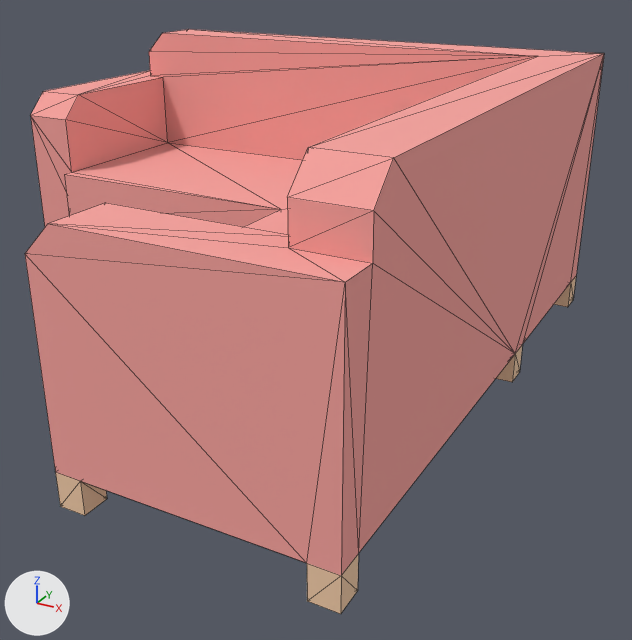
The glTF model assets/3d/furniture/ready/boho_sofa.glb, before and after one commit.
Camera for both pictures: a camera (50 mm lens) standing at (1.302, -0.638, 0.647) and looking at (0.67, 0.51, 0.073). Arrows for +X, +Y and +Z are at lower left; the lights stay in place. The first picture is the older version. Mesh edges are drawn as thin lines. Vertices at exactly the same position are counted once.

The scene before the commit, as lines of its bpy script (objects in view):
```python
me_mesh_loungesofacorner = bpy.data.meshes.new('Mesh loungeSofaCorner')
me_mesh_loungesofacorner.from_pydata(...)  # 97 vertices, 190 faces; spans x 0.0..0.98, y 0.0..0.98, z 0.0..0.46
# faces by material slot: [120, 70]
me_mesh_loungesofacorner.materials.append(mat_carpet)  # pink #f9a39e
me_mesh_loungesofacorner.materials.append(mat_wood)  # beige #f3cca8
ob_loungesofacorner_clone = bpy.data.objects.new('loungeSofaCorner(Clone)', me_mesh_loungesofacorner)
ob_loungesofacorner_clone.location = (0.0, 0.0, 0.0)
```
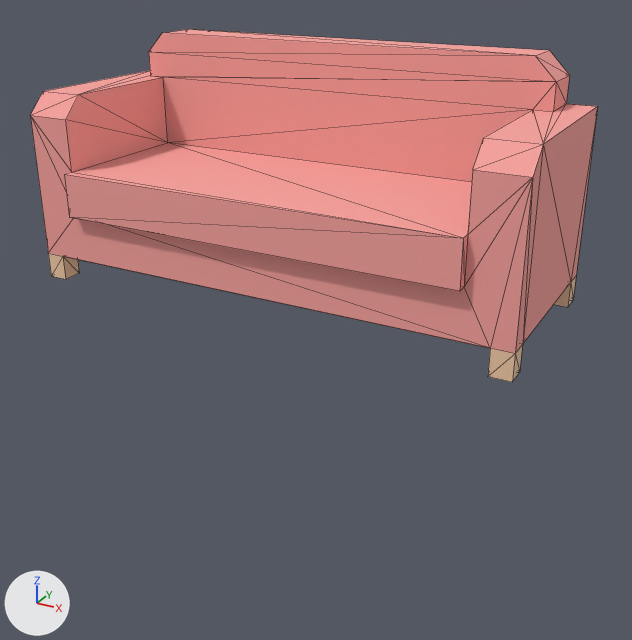
The newer file is also turned or shifted as a whole; pictures and numbers use the older file's frame.

What changed in the scene script:
```text
Change me_mesh_loungesofacorner:
    used by ob_loungesofacorner_clone; location = (0.0, 0.0, 0.0)
    remove me_mesh_loungesofacorner.from_pydata(...)  # 97 vertices, 190 faces; spans x 0.0..0.98, y 0.0..0.98, z 0.0..0.46
    add me_mesh_loungesofacorner.from_pydata(...)  # 66 vertices, 128 faces; spans x 0.0..0.98, y 0.57..0.98, z 0.0..0.46
    me_mesh_loungesofacorner part 1
    47 vertices are removed from x 0.57..0.98, y 0.0..0.98, z 0.0..0.46
    118 faces are deleted
    16 vertices are added at x 0.885..0.98, y 0.57..0.98, z 0.145..0.46
    56 new faces join them, mat_carpet (pink #f9a39e)
```

Changed parts and their boxes (x1, y1, x2, y2) in the pictures (632 x 640 px):
'loungeSofaCorner(Clone)', reshaped (40% shorter): before (25, 29, 604, 614); after (30, 29, 598, 382)
part 1 of me_mesh_loungesofacorner, cut back: before (25, 29, 604, 614); after (49, 29, 598, 354)
